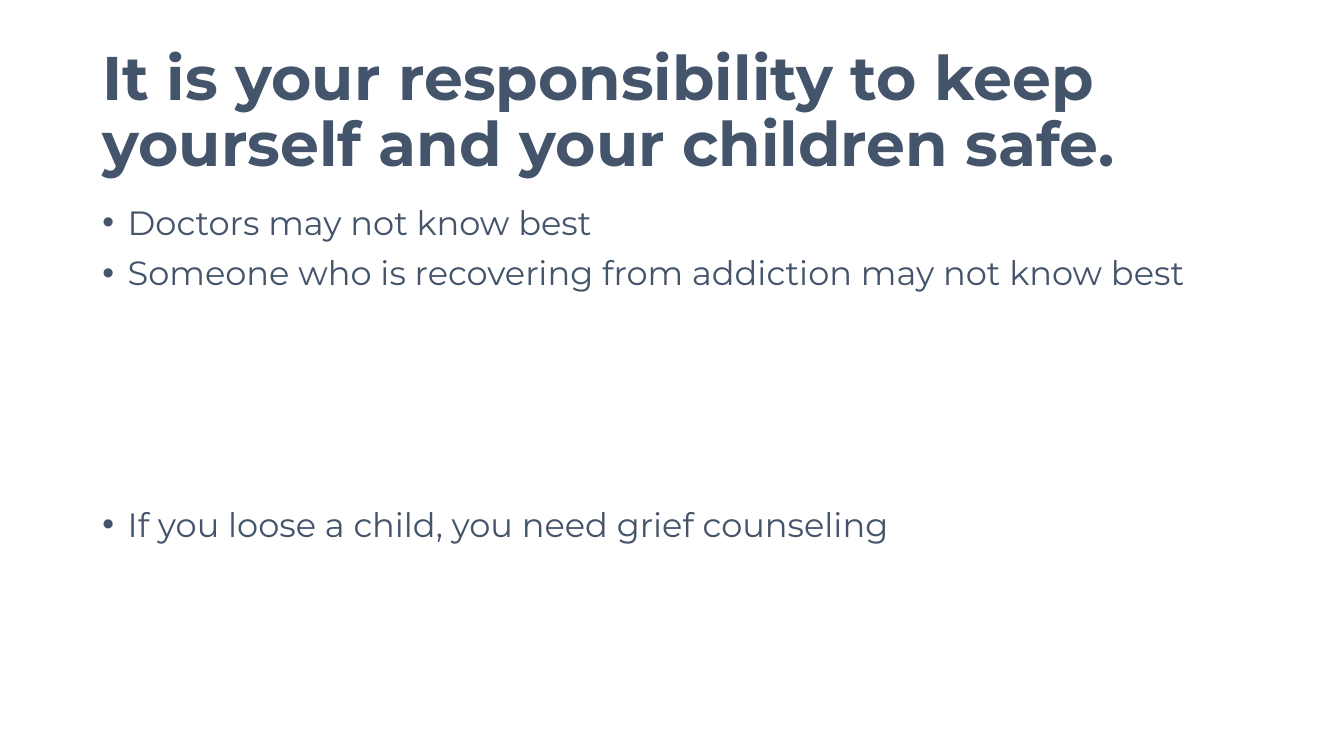
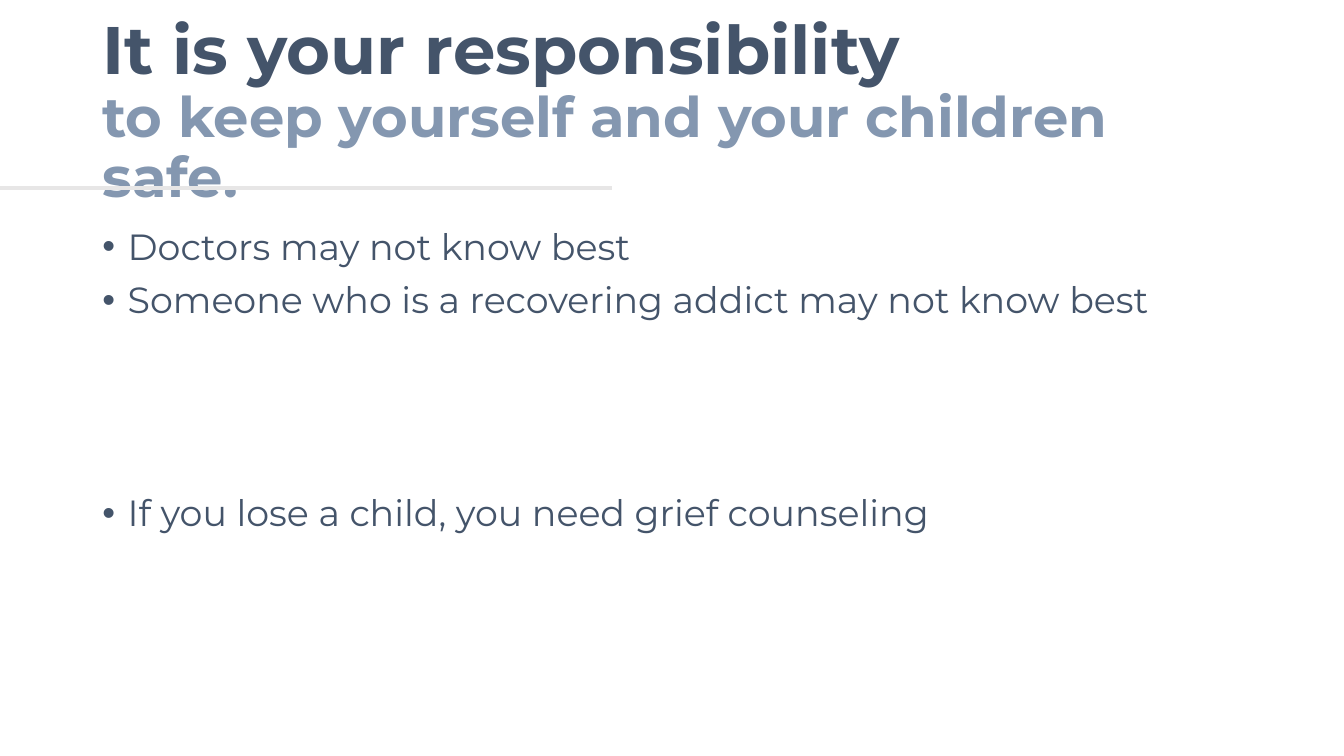
Before and after one commit to avifarah/Know-the-signs-when-and-how-talk-about-drugs, a slide deck: slide 13 of Know the Signs_When and How to Talk about Drugs.pptx. Drawn at 1344x756 pixels with LibreOffice and Linux fonts; fonts in the diff are those of the drawing. Boxes give left, top, right and bottom in pixels: in the first picture for what was removed or moved away, otherwise in the second. Text is boxed around its words. In the diff, an @@ line names an element or a change of style, - is before the commit and + after.

```diff
--- a/Know the Signs_When and How to Talk about Drugs.pptx
+++ b/Know the Signs_When and How to Talk about Drugs.pptx
@@ title "It is your responsibility to ..." at (102, 21, 1107, 198): size 44 to 48 pt in "It is your responsibility"; size 44 to 40 pt, text colour #44546A to #8497B0 in "to keep yourself and your children safe." @@
@@ line added from (0, 188) to (612, 188), #E7E6E6 3 pt @@
@@ text "Doctors may not know best": place and size @@
-text "Doctors may not know best" at (128, 210, 1184, 544)
+text "Doctors may not know best" at (128, 233, 1148, 534)
@@ text at (128, 233, 630, 268): size 24 to 26 pt in "Doctors may not know best" @@
@@ text at (128, 286, 1148, 534): text changed; size 24 to 26 pt @@
-• Someone who is recovering from addiction may not know best
-• If you loose a child, you need grief counseling
+• Someone who is a recovering addict may not know best
+• If you lose a child, you need grief counseling
```
Also in this commit, not shown: 14 other slides changed.
